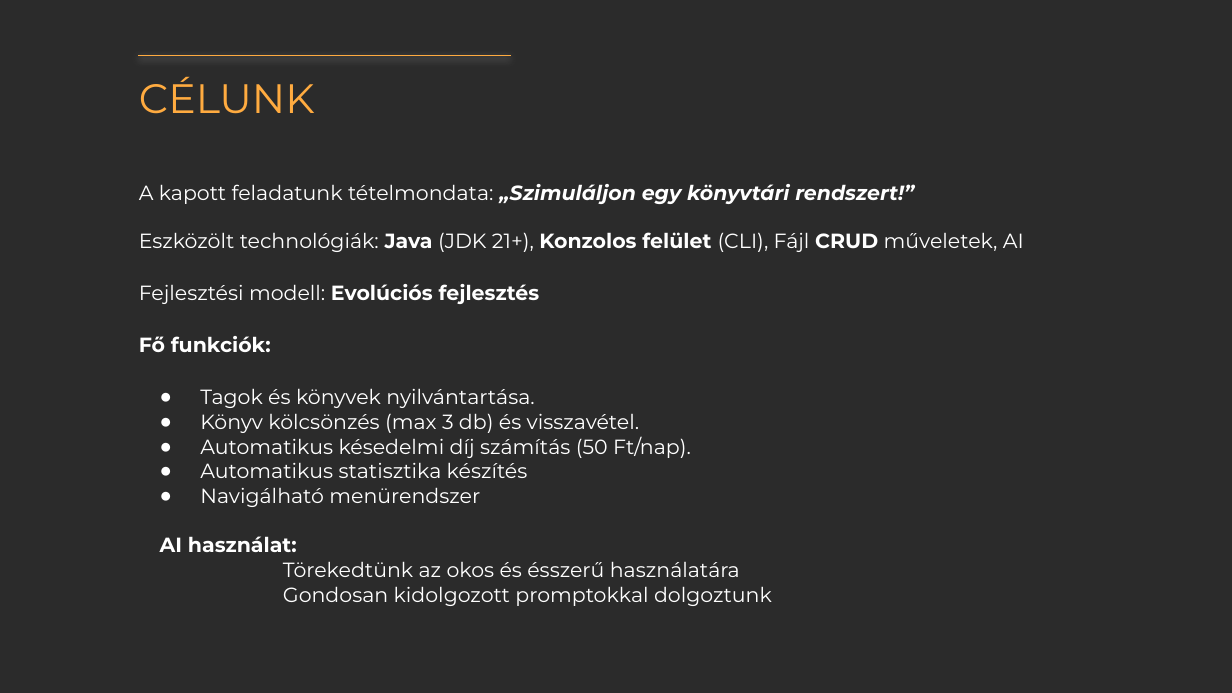
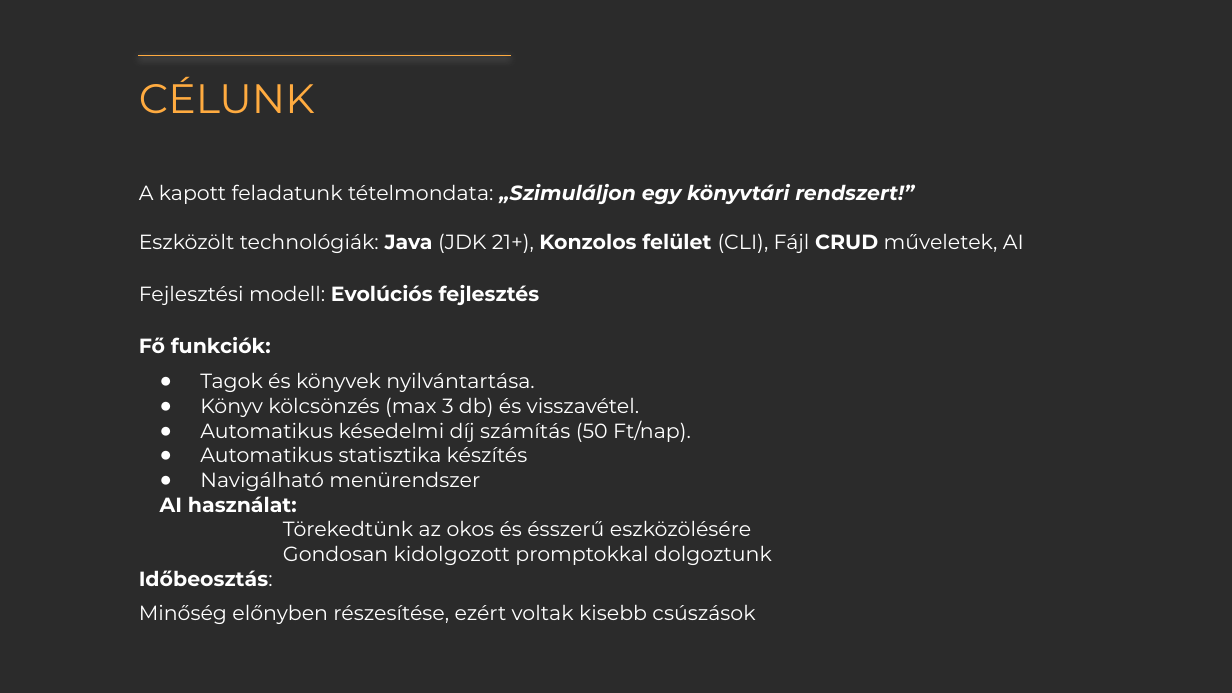
Before and after one commit to KLeviii/Library-Loan-System, a slide deck: slide 4 of docs/Csapat_2.pptx. Drawn at 1232x693 pixels with LibreOffice and Linux fonts; fonts in the diff are those of the drawing; background and template pictures are left out; a plain dark background stands for a picture behind light text. Boxes give left, top, right and bottom in pixels: in the first picture for what was removed or moved away, otherwise in the second. Text is boxed around its words. In the diff, an @@ line names an element or a change of style, - is before the commit and + after.

```diff
--- a/docs/Csapat_2.pptx
+++ b/docs/Csapat_2.pptx
@@ text at bbox=[283, 520, 751, 536]: text changed @@
-Törekedtünk az okos és ésszerű használatára
+Törekedtünk az okos és ésszerű eszközölésére
@@ text at bbox=[139, 570, 755, 624]: paragraphs added @@
+Időbeosztás:
+Minőség előnyben részesítése, ezért voltak kisebb csúszások
```
Also in this commit, not shown: 5 other slides changed.
